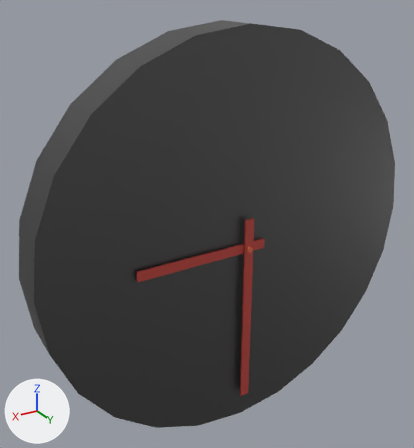
Two versions of the glTF model Assets/3D_Models/Clocks.glb, one commit apart.
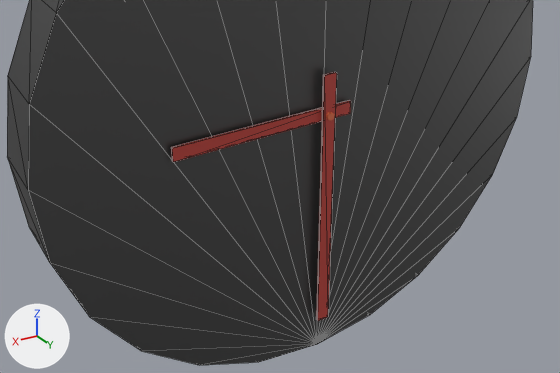
The first picture shows the older version from a 50 mm camera at (0.187, 0.28, 0.285) aimed at (0.013, -0.009, 0.14). The close-ups show both versions on the part from 3% to 100% of the width and 37% to 97% of the height of that picture; other places that the commit changed are outside them. The axes (+X, +Y, +Z) are drawn at lower left. The lights are the same throughout. The close-ups show mesh edges as thin lines. Where no turn or scale is listed for an object, it has been applied to the vertices.

Objects in the first close-up: 'ArmHours', 'ArmMinutes', 'Clock'.
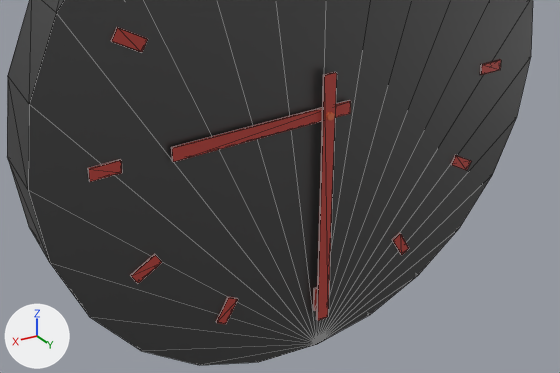
Boxes (x1, y1, x2, y2) around the edits, measured in the close-ups (560 x 373 px):
'Indicator.005', added (red): after (111, 27, 148, 52)
'Indicator.006', added (red): after (88, 160, 122, 182)
'Indicator.007', added: after (130, 254, 162, 283)
'Indicator.008', added: after (216, 297, 238, 324)
'Indicator', added: after (480, 59, 501, 75)
'Indicator.010', added: after (392, 233, 409, 255)
'Indicator.011', added: after (451, 155, 471, 170)
'Indicator.009', added: after (313, 287, 317, 311)

Diff of the bpy script that builds the scene:
```diff
--- a/Assets/3D_Models/Clocks.glb.py
+++ b/Assets/3D_Models/Clocks.glb.py
@@ me_indicator_011 @@
+me_indicator_011.from_pydata([(-0.00138, 0.001, 0.00238), (0.00137, 0.001, -0.00238), (0.01274, 0.001, 0.00418), (0.00999, 0.001, 0.00894), (0.00999, 0.0, 0.00894), (0.01274, 0.0, 0.00418), (0.00137, 0.0, -0.00238), (-0.00138, 0.0, 0.00238)], [], [(3, 1, 0), (3, 2, 1), (7, 5, 4), (7, 6, 5), (4, 2, 3), (4, 5, 2), (6, 0, 1), (6, 7, 0), (7, 3, 0), (7, 4, 3), (5, 1, 2), (5, 6, 1)])
+me_indicator_011.materials.append(mat_salamandra_mat_1_1_1_000)  # red #c0443c
@@ me_indicator_010 @@
+me_indicator_010.from_pydata([(-0.00238, 0.001, 0.00137), (0.00238, 0.001, -0.00138), (0.00894, 0.001, 0.00999), (0.00418, 0.001, 0.01274), (0.00418, 0.0, 0.01274), (0.00894, 0.0, 0.00999), (0.00238, 0.0, -0.00138), (-0.00238, 0.0, 0.00137)], [], [(3, 1, 0), (3, 2, 1), (7, 5, 4), (7, 6, 5), (4, 2, 3), (4, 5, 2), (6, 0, 1), (6, 7, 0), (7, 3, 0), (7, 4, 3), (5, 1, 2), (5, 6, 1)])
+me_indicator_010.materials.append(mat_salamandra_mat_1_1_1_000)  # red #c0443c
@@ me_indicator_008 @@
+me_indicator_008.from_pydata([(-0.00238, 0.001, -0.00138), (0.00238, 0.001, 0.00137), (-0.00418, 0.001, 0.01274), (-0.00894, 0.001, 0.00999), (-0.00894, 0.0, 0.00999), (-0.00418, 0.0, 0.01274), (0.00238, 0.0, 0.00137), (-0.00238, 0.0, -0.00138)], [], [(3, 1, 0), (3, 2, 1), (7, 5, 4), (7, 6, 5), (4, 2, 3), (4, 5, 2), (6, 0, 1), (6, 7, 0), (7, 3, 0), (7, 4, 3), (5, 1, 2), (5, 6, 1)])
+me_indicator_008.materials.append(mat_salamandra_mat_1_1_1_000)  # red #c0443c
@@ me_indicator_007 @@
+me_indicator_007.from_pydata([(-0.00137, 0.001, -0.00238), (0.00138, 0.001, 0.00238), (-0.00999, 0.001, 0.00894), (-0.01274, 0.001, 0.00418), (-0.01274, 0.0, 0.00418), (-0.00999, 0.0, 0.00894), (0.00138, 0.0, 0.00238), (-0.00137, 0.0, -0.00238)], [], [(3, 1, 0), (3, 2, 1), (7, 5, 4), (7, 6, 5), (4, 2, 3), (4, 5, 2), (6, 0, 1), (6, 7, 0), (7, 3, 0), (7, 4, 3), (5, 1, 2), (5, 6, 1)])
+me_indicator_007.materials.append(mat_salamandra_mat_1_1_1_000)  # red #c0443c
@@ me_indicator_005 @@
+me_indicator_005.from_pydata([(0.00138, 0.001, -0.00238), (-0.00137, 0.001, 0.00238), (-0.01274, 0.001, -0.00418), (-0.00999, 0.001, -0.00894), (-0.00999, 0.0, -0.00894), (-0.01274, 0.0, -0.00418), (-0.00137, 0.0, 0.00238), (0.00138, 0.0, -0.00238)], [], [(3, 1, 0), (3, 2, 1), (7, 5, 4), (7, 6, 5), (4, 2, 3), (4, 5, 2), (6, 0, 1), (6, 7, 0), (7, 3, 0), (7, 4, 3), (5, 1, 2), (5, 6, 1)])
+me_indicator_005.materials.append(mat_salamandra_mat_1_1_1_000)  # red #c0443c
@@ ob_indicator_011 @@
+ob_indicator_011 = bpy.data.objects.new('Indicator.011', me_indicator_011)
+ob_indicator_011.location = (-0.0938, 0.015, 0.0771)
@@ ob_indicator_010 @@
+ob_indicator_010 = bpy.data.objects.new('Indicator.010', me_indicator_010)
+ob_indicator_010.location = (-0.0541, 0.015, 0.0375)
@@ ob_indicator_009 @@
+ob_indicator_009 = bpy.data.objects.new('Indicator.009', me_indicator_009)  # a box spanning x -0.00275..0.00275, y 0.0..0.001, z 0.0..0.01312; in mat_salamandra_mat_1_1_1_000 (red #c0443c)
+ob_indicator_009.location = (0.0, 0.015, 0.023)
@@ ob_indicator_008 @@
+ob_indicator_008 = bpy.data.objects.new('Indicator.008', me_indicator_008)
+ob_indicator_008.location = (0.0541, 0.015, 0.0375)
@@ ob_indicator_007 @@
+ob_indicator_007 = bpy.data.objects.new('Indicator.007', me_indicator_007)
+ob_indicator_007.location = (0.0938, 0.015, 0.0771)
@@ ob_indicator_006 @@
+ob_indicator_006 = bpy.data.objects.new('Indicator.006', me_indicator_006)  # a box spanning x -0.01312..0.0, y 0.0..0.001, z -0.00275..0.00275; in mat_salamandra_mat_1_1_1_000 (red #c0443c)
+ob_indicator_006.location = (0.1083, 0.015, 0.1312)
@@ ob_indicator_005 @@
+ob_indicator_005 = bpy.data.objects.new('Indicator.005', me_indicator_005)
+ob_indicator_005.location = (0.0938, 0.015, 0.1854)
@@ ob_indicator @@
+ob_indicator = bpy.data.objects.new('Indicator', me_indicator)  # a box spanning x 0.0..0.01312, y 0.0..0.001, z -0.00275..0.00275; in mat_salamandra_mat_1_1_1_000 (red #c0443c)
+ob_indicator.location = (-0.1083, 0.015, 0.1313)
```
